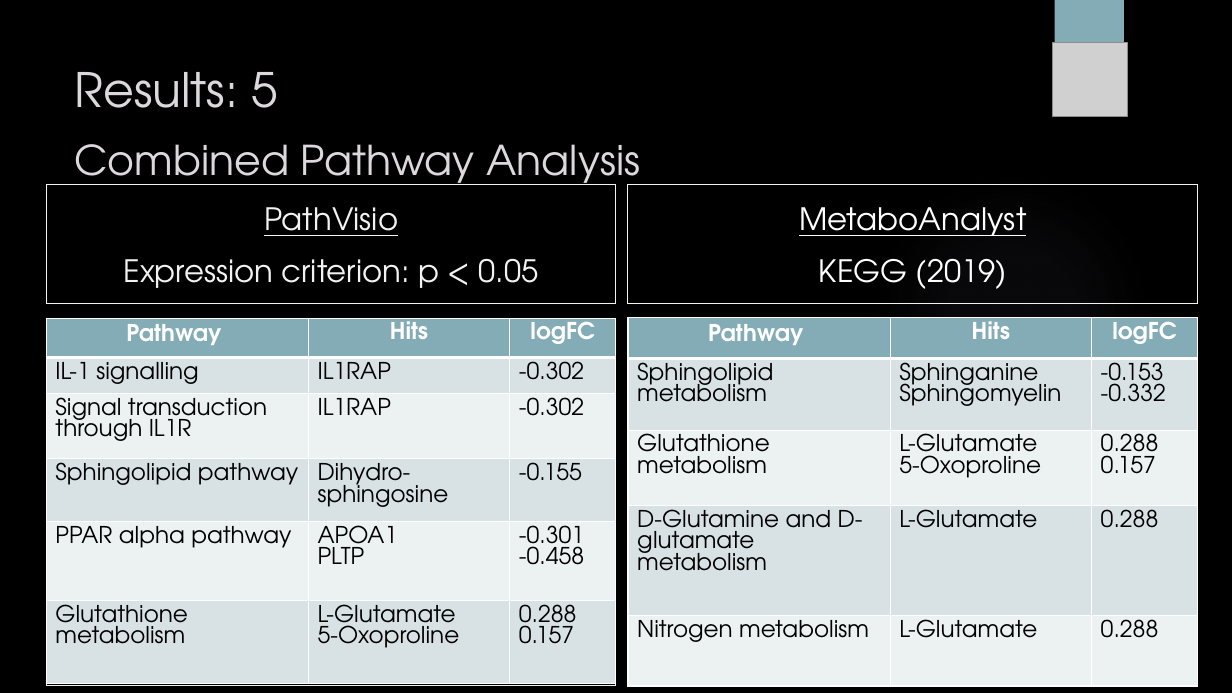
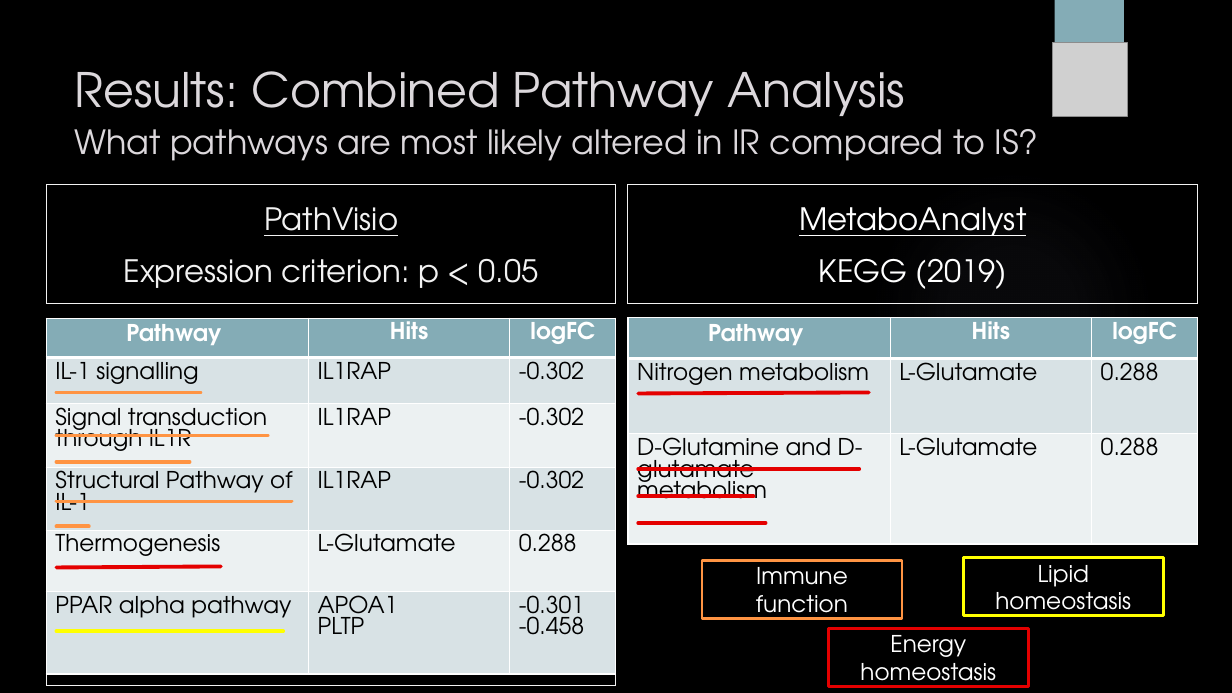
Before and after one commit to sabdeolive/Sabrina_BMS_Bachelor-Internship, a slide deck: slide 18 of Final Presentation.pptx (slide 22 before the commit). Drawn at 1232x693 pixels with LibreOffice and Linux fonts; fonts in the diff are those of the drawing; grey boxes stand for pictures; background and template pictures are left out. Boxes give left, top, right and bottom in pixels: in the first picture for what was removed or moved away, otherwise in the second. Text is boxed around its words. In the diff, an @@ line names an element or a change of style, - is before the commit and + after.

```diff
--- a/Final Presentation.pptx
+++ b/Final Presentation.pptx
@@ title at <box>75,71,905,130</box>: text changed; size 32 to 37 pt @@
-Results: 5
-Combined Pathway Analysis
+Results: Combined Pathway Analysis
@@ text added at <box>74,129,1039,161</box>, 26 pt, text #DCD8DC @@
+What pathways are most likely altered in IR compared to IS?
@@ table at <box>46,318,616,688</box> @@
-row 4: Sphingolipid pathway | Dihydro-sphingosine | -0.155
+row 4: Structural Pathway of IL-1 | IL1RAP | -0.302
+row 5: Thermogenesis | L-Glutamate | 0.288
-row 6: Glutathione metabolism | L-Glutamate / 5-Oxoproline | 0.288 / 0.157
@@ table at <box>628,318,1199,544</box> @@
-row 2: Sphingolipid metabolism | Sphinganine / Sphingomyelin | -0.153 / -0.332
-row 3: Glutathione metabolism | L-Glutamate / 5-Oxoproline | 0.288 / 0.157
+row 2: Nitrogen metabolism | L-Glutamate | 0.288
-row 5: Nitrogen metabolism | L-Glutamate | 0.288
@@ rectangle removed at <box>628,321,1187,686</box> @@
@@ line added from (56, 393) to (201, 393), #FF9443 3 pt @@
@@ line added from (639, 394) to (869, 393), #E40000 3 pt @@
@@ line added from (56, 435) to (268, 435), #FF9443 3 pt @@
@@ line added from (56, 462) to (189, 462), #FF9443 3 pt @@
@@ line added from (639, 470) to (860, 470), #E40000 3 pt @@
@@ line added from (56, 502) to (292, 502), #FF9443 3 pt @@
@@ line added from (639, 496) to (754, 496), #E40000 3 pt @@
@@ line added from (56, 527) to (89, 527), #FF9443 3 pt @@
@@ line added from (639, 523) to (766, 523), #E40000 3 pt @@
@@ line added from (56, 567) to (221, 567), #E40000 3 pt @@
@@ rectangle added at <box>702,560,903,618</box>, outline #FF9443 2.25 pt, 18 pt, text #FFFFFF @@
+Immune function
@@ rectangle added at <box>963,558,1164,616</box>, outline #FFFF00 2.25 pt, 18 pt, text #FFFFFF @@
+Lipid homeostasis
@@ rectangle added at <box>828,628,1029,687</box>, outline #E40000 2.25 pt, 18 pt, text #FFFFFF @@
+Energy homeostasis
@@ line added from (56, 631) to (283, 631), #FFFF00 3 pt @@
```
Also in this commit, not shown: 6 other slides changed, 3 slides added, 17 slides removed.
